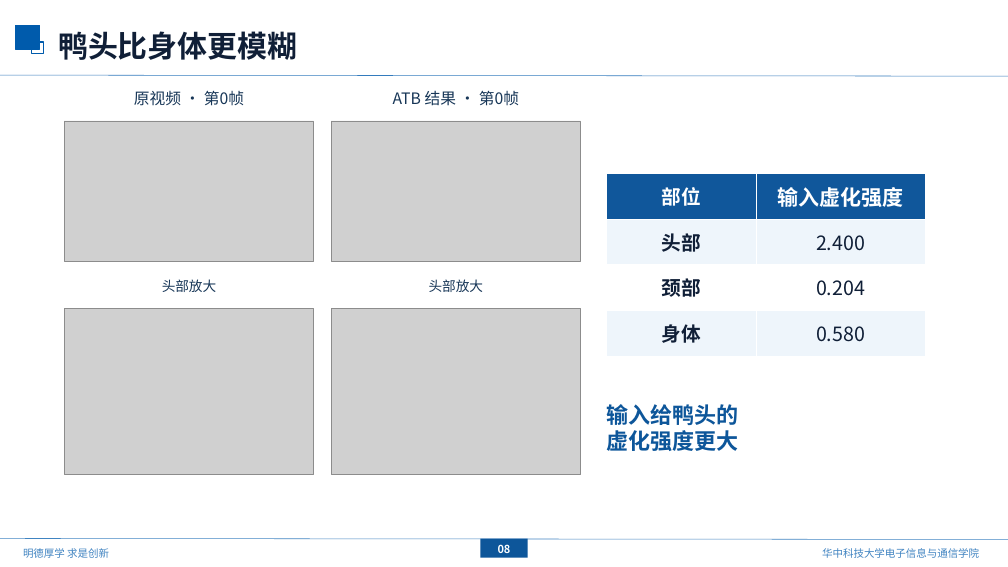
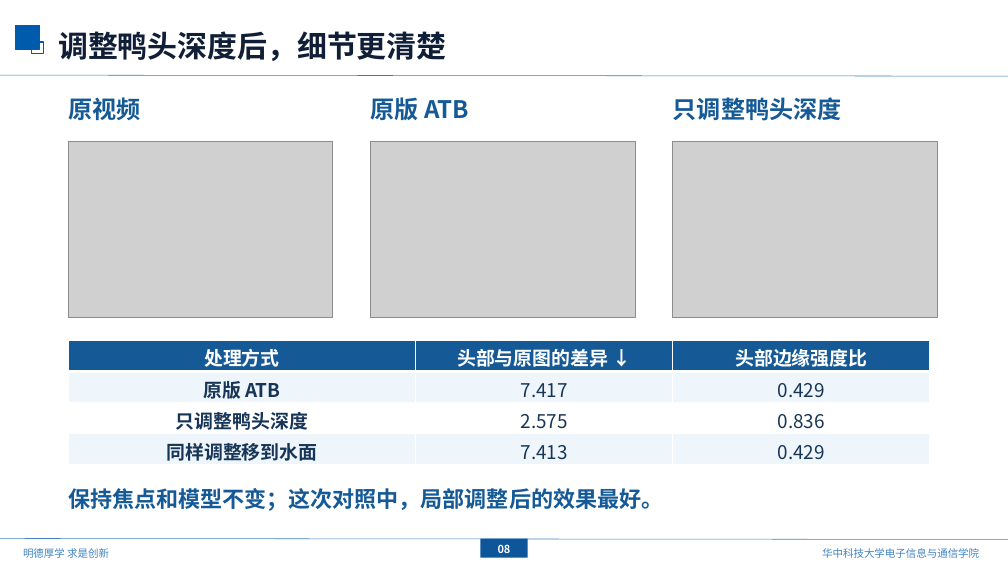
Before and after one commit to mengmcy1/OPPO-depth-guided-video-bokeh, a slide deck: slide 9 of 汇报/2026-10-16_基线更新与ATB分析/基线更新与ATB分析_1016.pptx. Drawn at 1008x567 pixels with LibreOffice and Linux fonts; fonts in the diff are those of the drawing; grey boxes stand for pictures; background and template pictures are left out. Boxes give left, top, right and bottom in pixels: in the first picture for what was removed or moved away, otherwise in the second. Text is boxed around its words. In the diff, an @@ line names an element or a change of style, - is before the commit and + after.

```diff
--- a/汇报/2026-10-16_基线更新与ATB分析/基线更新与ATB分析_1016.pptx
+++ b/汇报/2026-10-16_基线更新与ATB分析/基线更新与ATB分析_1016.pptx
@@ text at bbox=[58, 31, 446, 61]: text changed @@
-鸭头比身体更模糊
+调整鸭头深度后，细节更清楚
@@ text at bbox=[68, 97, 140, 120]: text changed; size 15 to 23 pt; text colour #173657 to #155A96; bold on @@
-原视频 · 第0帧
+原视频
@@ text added at bbox=[370, 97, 469, 120], 23 pt, text #155A96, bold @@
+原版 ATB
@@ text removed at bbox=[393, 90, 519, 106] @@
-ATB 结果 · 第0帧
@@ text added at bbox=[673, 97, 842, 121], 23 pt, text #155A96, bold @@
+只调整鸭头深度
@@ picture: place and size @@
-picture at bbox=[64, 121, 314, 262]
+picture at bbox=[68, 141, 333, 318]
@@ picture removed at bbox=[331, 121, 581, 262] @@
@@ picture added at bbox=[371, 141, 635, 318] @@
@@ picture added at bbox=[673, 141, 938, 318] @@
@@ table removed at bbox=[606, 173, 926, 356], 4 rows, 2 columns @@
-部位 | 输入虚化强度
-头部 | 2.400
-颈部 | 0.204
-身体 | 0.580
@@ text removed at bbox=[162, 279, 216, 292] @@
-头部放大
@@ text removed at bbox=[429, 279, 483, 292] @@
-头部放大
@@ picture removed at bbox=[64, 309, 314, 475] @@
@@ picture removed at bbox=[331, 309, 581, 475] @@
@@ table added at bbox=[68, 340, 930, 465], 4 rows, 3 columns @@
+处理方式 | 头部与原图的差异 ↓ | 头部边缘强度比
+原版 ATB | 7.417 | 0.429
+只调整鸭头深度 | 2.575 | 0.836
+同样调整移到水面 | 7.413 | 0.429
@@ text removed at bbox=[606, 404, 738, 451] @@
-输入给鸭头的
-虚化强度更大
@@ text added at bbox=[68, 488, 663, 511], 21 pt, text #155A96, bold @@
+保持焦点和模型不变；这次对照中，局部调整后的效果最好。
```
Also in this commit, not shown: 2 other slides changed, 2 other files.
